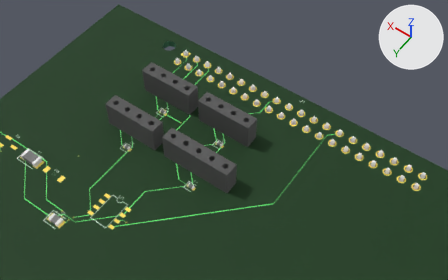
Renders of the glTF model apps/web/public/boards/t1-board.glb from each side of a commit.
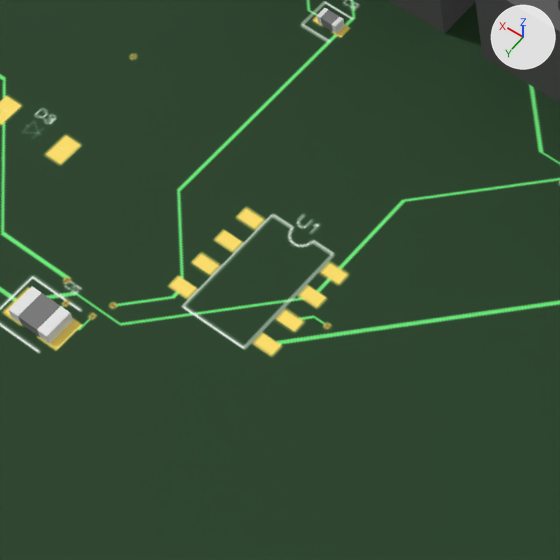
Old and new are each drawn whole from a camera (50 mm lens) standing at (-30.4, 40.7, 83.4) and looking at (6.1, -10.4, 3.1) and again close up on the part from 10% to 41% of the width and 51% to 100% of the height. The axes (+X, +Y, +Z) are drawn at upper right. The lights are the same throughout. The first two pictures are the older version.

Names of what the first close-up shows: 'Box0', 'C5', 'J4', 'J5' and 1 more.
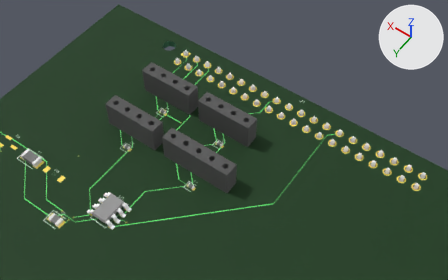
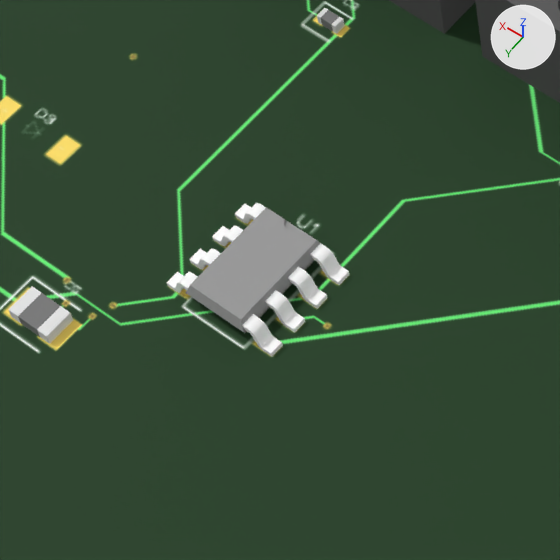
Edits to the bpy script that builds the scene:
```text
Add mat_obj_material_1_002:
    mat_obj_material_1_002 = principled_material('OBJ_Material_1.002')
    mat_obj_material_1_002.base_color = (0.333, 0.333, 0.333)  # grey #9c9c9c
    mat_obj_material_1_002.metallic = 0.05
    mat_obj_material_1_002.roughness = 0.95
Add me_u1:
    me_u1.from_pydata(...)  # 808 vertices, 1553 faces; spans x -2.65..2.65, y -2.31..2.31, z 0.0..1.28
    # faces by material slot: [1440, 113]
    me_u1.materials.append(mat_obj_material_1)  # white #ffffff
    me_u1.materials.append(mat_obj_material_1_002)  # grey #9c9c9c
Add ob_u1:
    ob_u1 = bpy.data.objects.new('U1', me_u1)
    ob_u1.location = (13.5, 9.77, 0.7)
```

Changed parts and their boxes [x1, y1, x2, y2] in the close-ups (560 x 560 px):
'U1', added: after [167, 203, 350, 357]
    faces in mat_obj_material_1_002 (grey #9c9c9c): [186, 207, 320, 333]
    faces in mat_obj_material_1 (white #ffffff): [167, 203, 350, 357]
